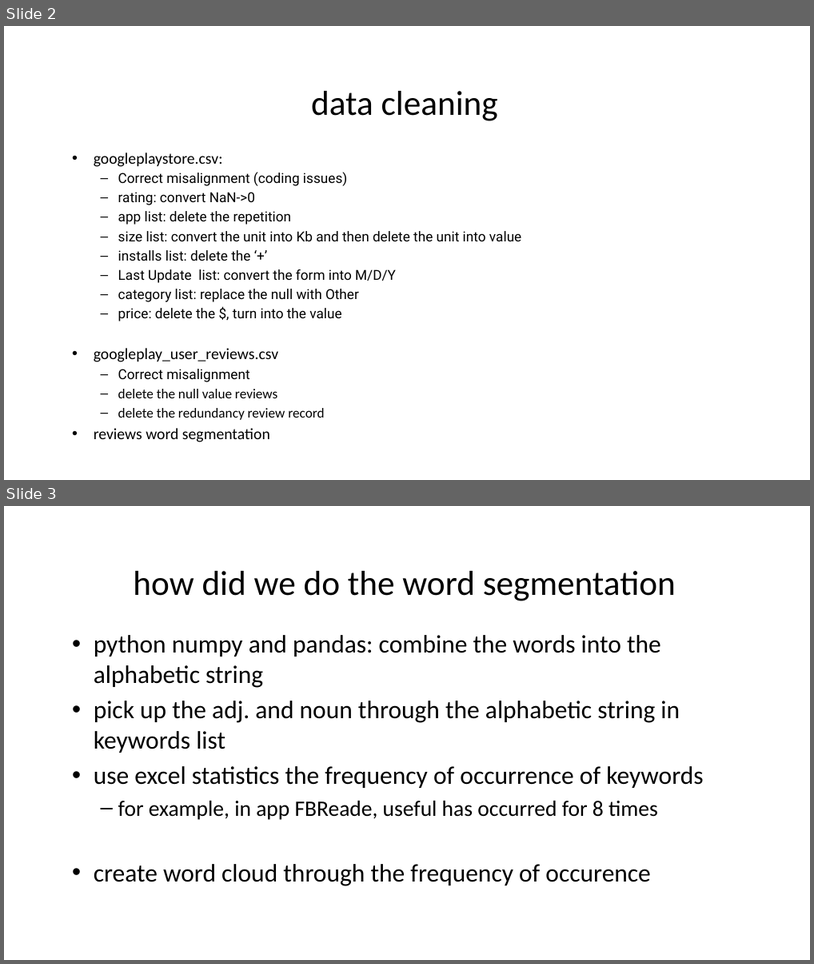
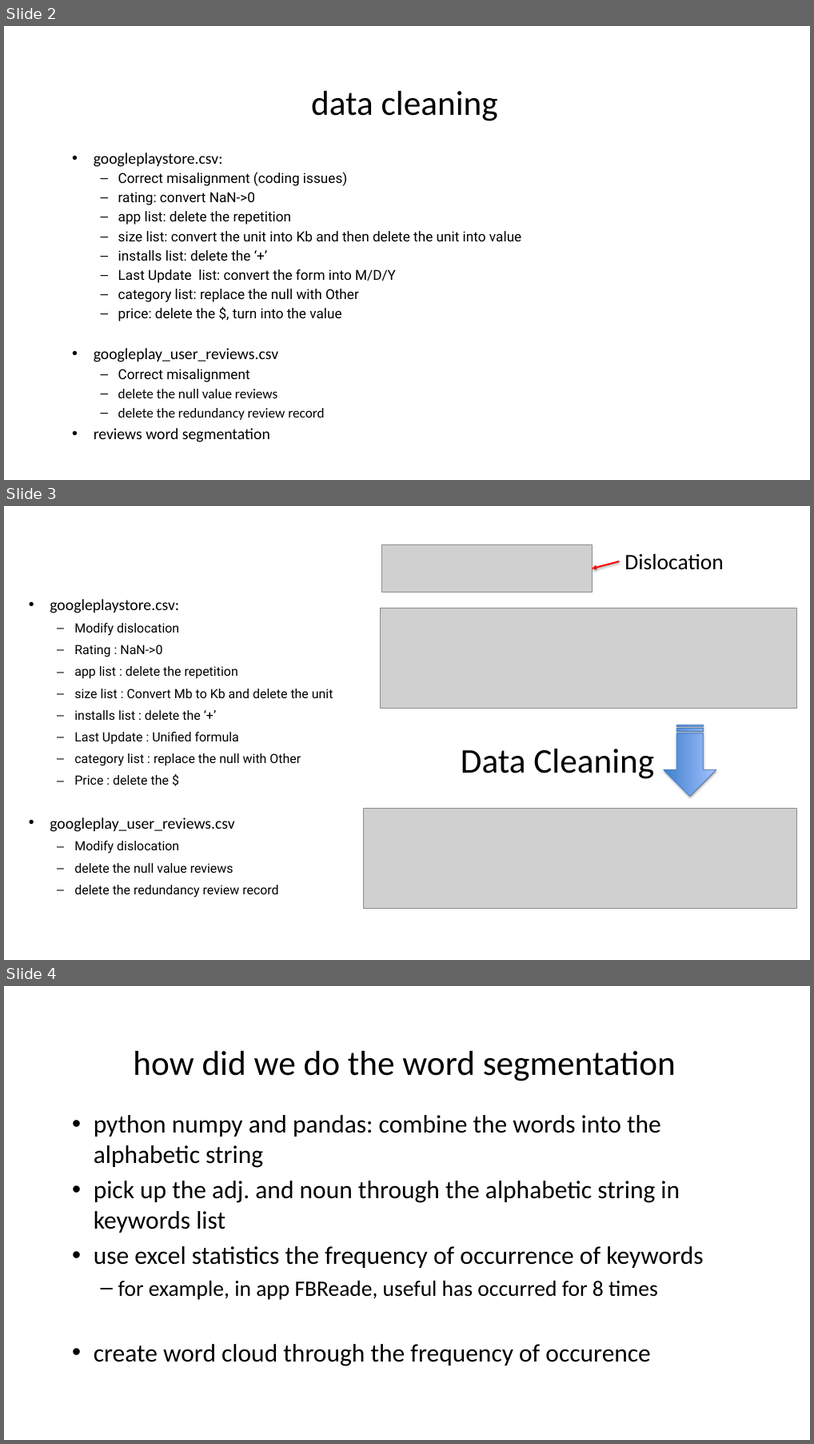
Before and after one commit to Free-lc/NUS_SWS_BDAV_G5, a slide deck: 001.pptx. Shown one above the other, each under a label of ours: slides 2 and 3 before the commit, slides 2, 3 and 4 after it. The pictures are 814x964 and 814x1444 pixels, drawn with LibreOffice and Linux fonts; fonts in the diff are those of the drawing; grey boxes stand for pictures; background and template pictures are left out. Boxes give left, top, right and bottom in pixels: in the first picture for what was removed or moved away, otherwise in the second. Text is boxed around its words. In the diff, an @@ line names an element or a change of style, - is before the commit and + after.

Commit message:
ppt of data cleaning

```diff
--- a/001.pptx
+++ b/001.pptx
@@ slide 3 added at [4,506,810,960], background #FFFFFF @@
@@ picture added at [382,545,592,592] @@
@@ arrow added from (619, 561) to (592, 568), #FF0000 2 pt @@
@@ text added at [625,554,723,570], 28 pt, text #000000 @@
+Dislocation
@@ text added at [50,599,334,897], 16.2 pt, text #000000 @@
+• googleplaystore.csv:
+  – Modify dislocation
+  – Rating : NaN->0
+  – app list : delete the repetition
+  – size list : Convert Mb to Kb and delete the unit
+  – installs list : delete the ‘+’
+  – Last Update : Unified formula
+  – category list : replace the null with Other
+  – Price : delete the $
+• googleplay_user_reviews.csv
+  – Modify dislocation
+  – delete the null value reviews
+  – delete the redundancy review record
@@ picture added at [380,608,797,708] @@
@@ striped right arrow added at [664,724,716,796], fill gradient #3F80CE to #A4C4FF, outline #4B7EBC 0.75 pt @@
@@ title added at [461,748,654,779], 44 pt, text #000000 @@
+Data Cleaning
@@ picture added at [364,808,797,908] @@
@@ what was slide 3 is now slide 4 @@
```
Also in this commit, not shown: 1 other file.
